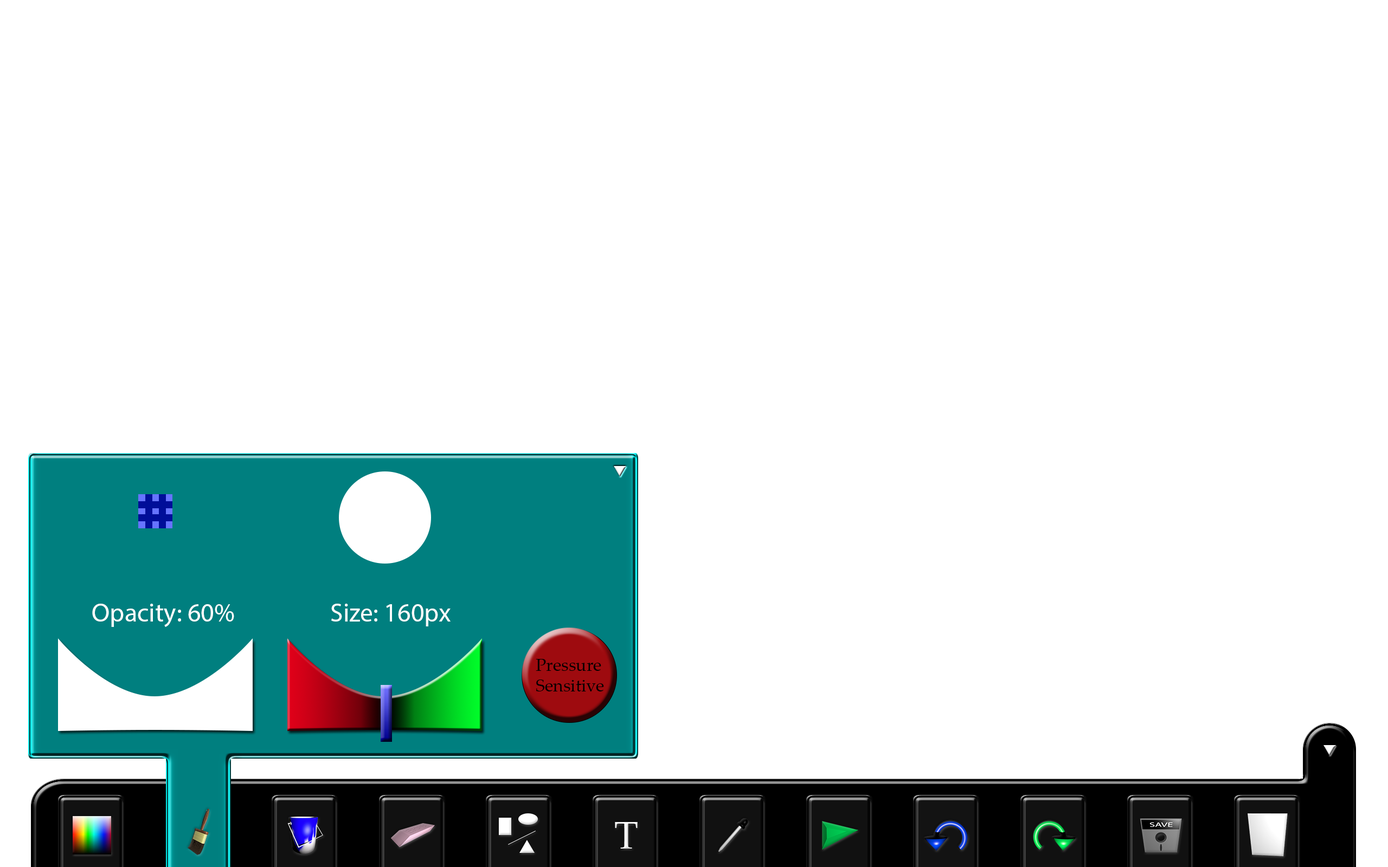
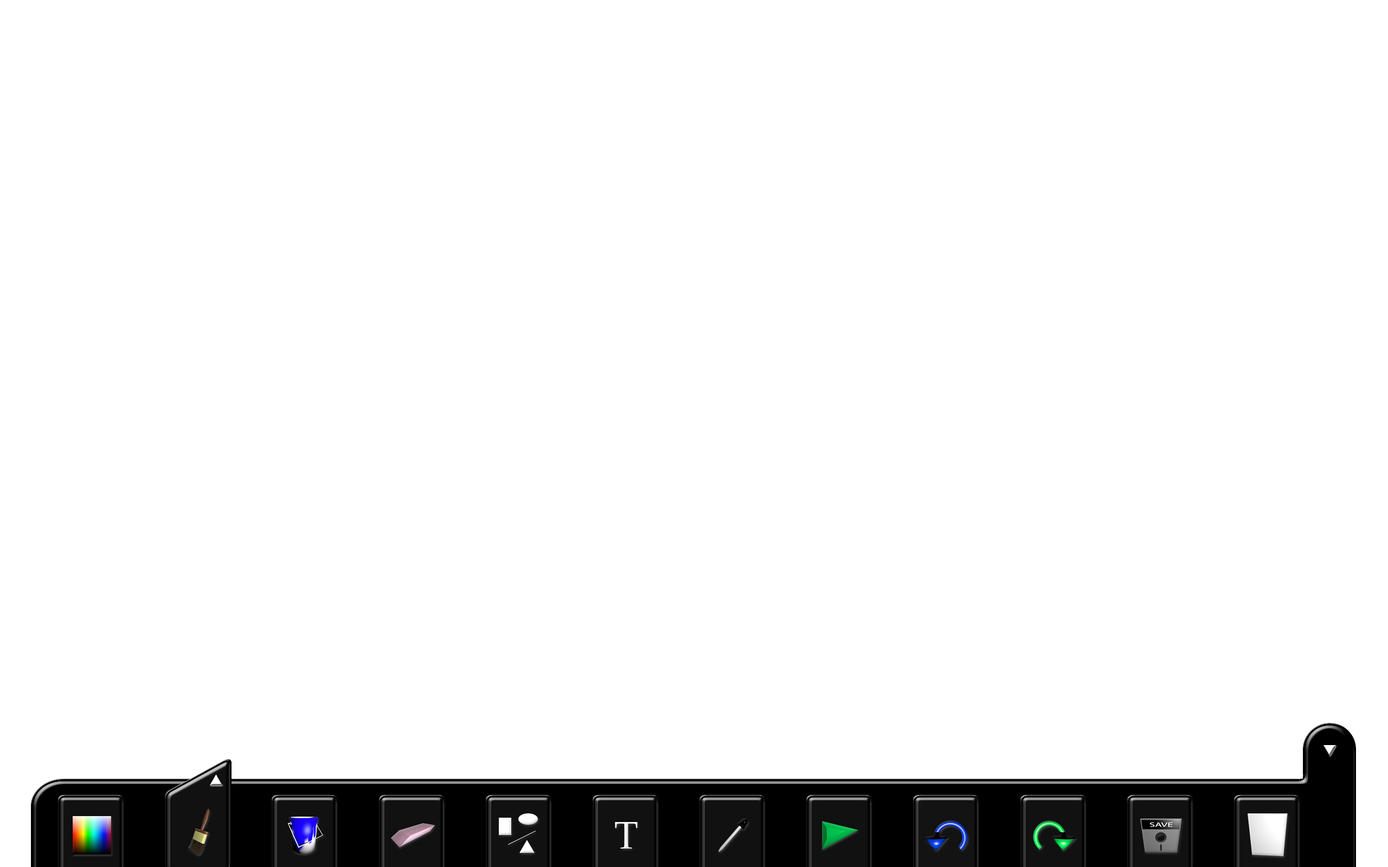
Revision of a layered 1388x867 image; what changed, layer by layer:
showed "Brush arrow closed" over <box>164,759,232,867</box>
hid group "Brush Detail" (38 layers) over <box>28,453,638,867</box>
hid "Pressure Sensitive", moved it into group "Pressure Sensitive Button" over <box>535,659,604,692</box>
hid "Ellipse 4", moved it into group "Pressure Sensitive Button" over <box>521,627,617,724</box>
painted on "Opacity: 60%" over <box>92,603,454,724</box>
painted on "Rectangle 1 copy" over <box>138,494,307,752</box>
painted on "Rectangle 1 copy 4" (1st of 2, in "Brush Detail" › "Opacity Control" › "TransparencyToolDisplay") over <box>138,514,307,693</box>
painted on "Rectangle 1 copy 4" (2nd of 2, in "Brush Detail" › "Opacity Control" › "TransparencyToolDisplay") over <box>138,501,307,680</box>
painted on "Rectangle 1 copy 3" over <box>158,494,248,752</box>
painted on "Rectangle 1 copy 2" over <box>145,494,235,752</box>
painted on "Rectangle 1" over <box>138,494,307,752</box>
painted on "Ellipse 1" over <box>177,471,431,597</box>
hid "Rectangle 5 copy", moved it into group "TopSlider", painted on it over <box>55,638,253,732</box>
hid "Rectangle 6" over <box>380,685,392,743</box>
hid "Rectangle 5", painted on it over <box>287,638,482,732</box>
painted on "Size: 160px" over <box>316,581,451,627</box>
painted on "Brush Arrow Open" over <box>613,465,638,483</box>
painted on "Rounded Rectangle 5" over <box>28,453,638,867</box>
